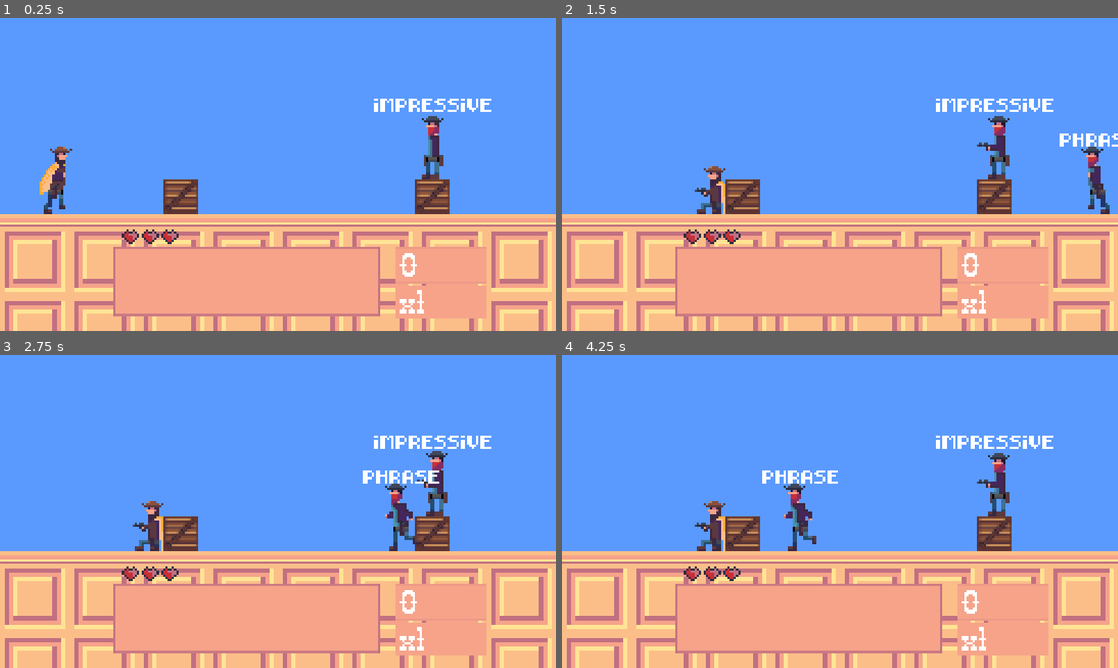
Above: before the commit, frames 1-4 (two rows, left to right).
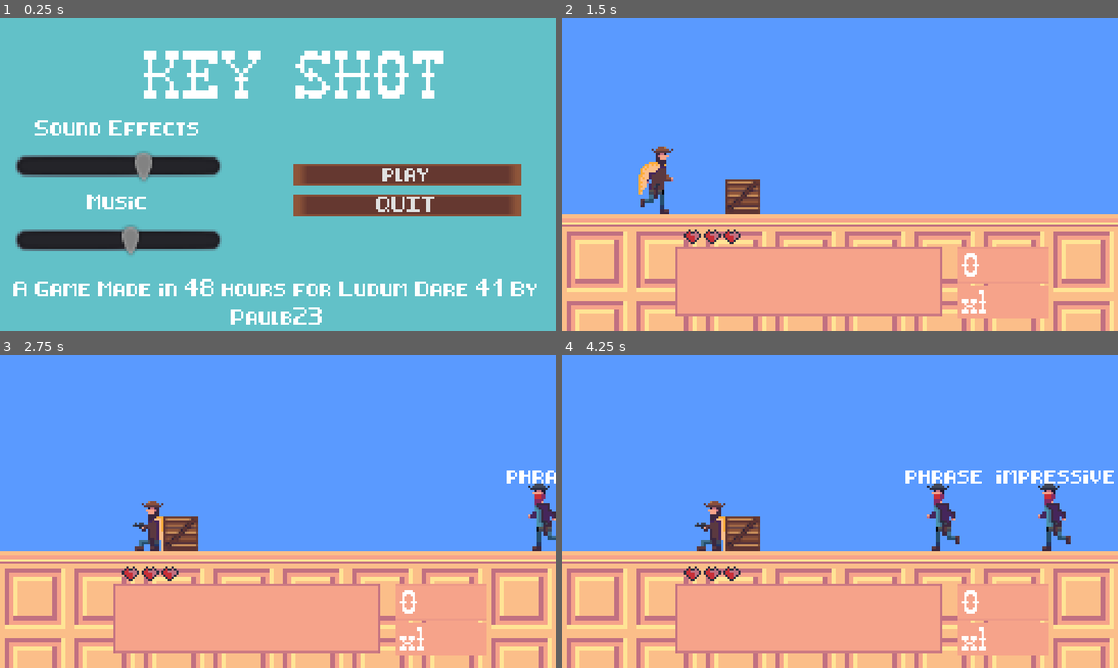
Above: after the commit, the same moments.

Repository: Paulb23/ludum_dare_41
Game: Godot game, scene res://menus/main_menu.tscn
The game is run twice, just before and just after one commit, with the same random seed, the same clock (stepped at 60 frames per second) and the same inputs. Before the commit the project starts from res://endless_mode.tscn.
Inputs (mouse positions are in pixels of both pictures, inside the frame that each line leads up to):
- Up to frame 1 (0.25 s): no input
- Up to frame 2 (1.5 s): click (967, 174) at 0.5 s, where only the run after the commit has a clickable "play"; tap Enter at 1.25 s
- Up to frame 3 (2.75 s): no input
- Up to frame 4 (4.25 s): no input

The runs differ from the first frame. In frame 1, 100% of the frame differs, in the area x 0-100%, y 0-100%; in frame 2, 3.5%; in frame 3, 3.2%; in frame 4, 4.3%.

Commit message:
game music

Diff:
--- a/ludum_dare_41/game.gd
+++ b/ludum_dare_41/game.gd
@@ -33,6 +33,8 @@
 	typer.connect("invalid_key", self, "_invalid_key")
 	typer.set_points(score)
 	typer.set_multiplyer(score_multiplyer)
+
+	$sfx/game_theme.play()
 
 func _physics_process(delta):
 	if cover_complete:
--- a/ludum_dare_41/game_sfx.tscn
+++ b/ludum_dare_41/game_sfx.tscn
@@ -1,11 +1,12 @@
-[gd_scene load_steps=5 format=2]
+[gd_scene load_steps=6 format=2]
 
 [ext_resource path="res://sfx/menu_click.wav" type="AudioStream" id=1]
 [ext_resource path="res://sfx/inc_score_multi.wav" type="AudioStream" id=2]
 [ext_resource path="res://sfx/dec_score_multi.wav" type="AudioStream" id=3]
 [ext_resource path="res://music/menu_theme.ogg" type="AudioStream" id=4]
+[ext_resource path="res://music/game_music.ogg" type="AudioStream" id=5]
 
-[node name="sfx" type="Node2D"]
+[node name="sfx" type="Node2D" index="0"]
 
 [node name="menu_click" type="AudioStreamPlayer" parent="." index="0"]
 
@@ -38,3 +39,11 @@
 autoplay = false
 mix_target = 0
 bus = "Music"
+
+[node name="game_theme" type="AudioStreamPlayer" parent="." index="4"]
+
+stream = ExtResource( 5 )
+volume_db = -20.0
+autoplay = false
+mix_target = 0
+bus = "Music"
--- a/ludum_dare_41/project.godot
+++ b/ludum_dare_41/project.godot
@@ -11,7 +11,7 @@
 [application]
 
 config/name="ludum_dare_41"
-run/main_scene="res://endless_mode.tscn"
+run/main_scene="res://menus/main_menu.tscn"
 config/icon="res://icon.png"
 
 [autoload]
Not shown, added: ludum_dare_41/music/game_music.ogg
